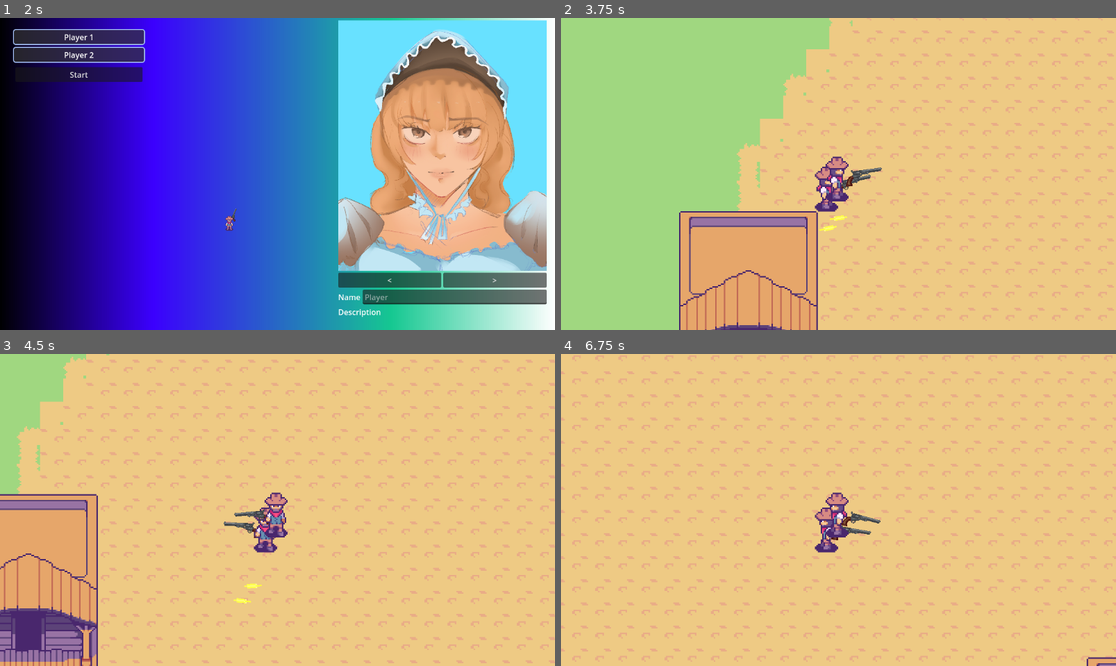
Above: before the commit, frames 1-4 (two rows, left to right).
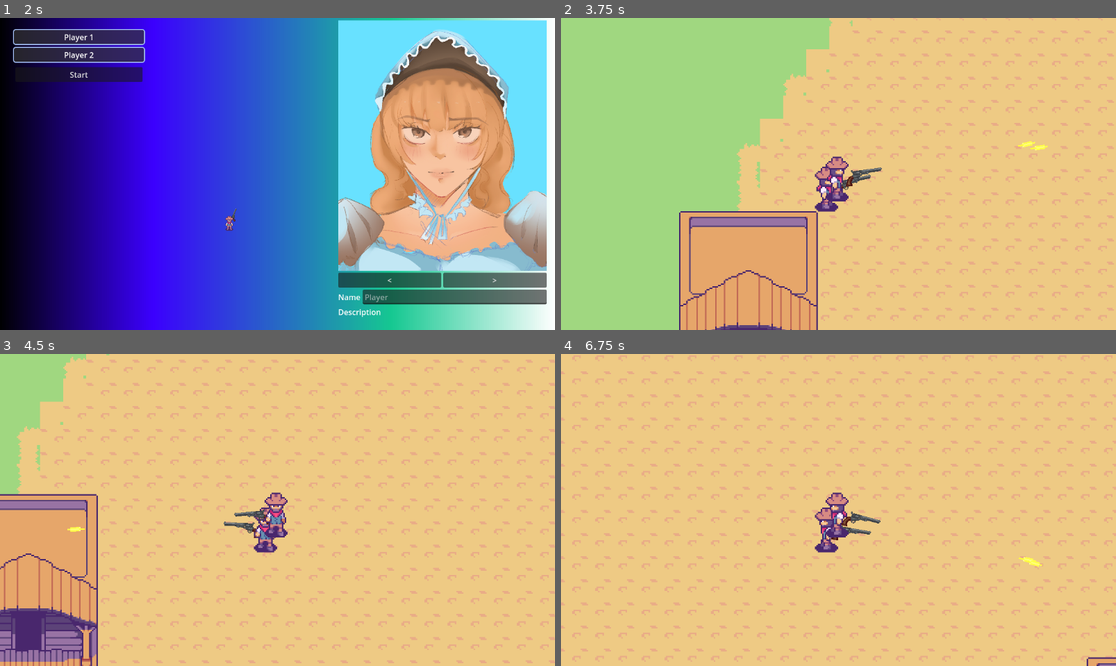
Above: after the commit, the same moments.

Repository: AugustanaCSC490Spring2025/Trail
Game: Godot game, scene res://Scenes/game.tscn
The game is run twice, just before and just after one commit, with the same random seed, the same clock (stepped at 60 frames per second) and the same inputs.
Inputs (mouse positions are in pixels of both pictures, inside the frame that each line leads up to):
- Up to frame 1 (2 s): click (233, 136) at 0.52 s; type "12" at 0.6 s; click "Create Lobby" at 1.25 s
- Up to frame 2 (3.75 s): click (1016, 295) at 2.02 s; type "Alex" at 2.1 s; click "Start" at 2.75 s; move the mouse to (960, 158) at 3.52 s; hold D (move right) from 3.53 s (still down); click (960, 158) at 3.6 s
- Up to frame 3 (4.5 s): move the mouse to (166, 525) at 4.27 s; release D (move right) at 4.28 s; hold S (move down) from 4.28 s (still down); click (166, 525) at 4.35 s
- Up to frame 4 (6.75 s): move the mouse to (894, 441) at 5.02 s; release S (move down) at 5.03 s; hold D (move right) 5.03-5.78 s; tap Mouse wheel down (zoom_in) at 5.1 s; click (894, 441) at 5.3 s; move the mouse to (810, 572) at 5.77 s; hold W (move up) 5.78-6.53 s; tap Mouse wheel up (zoom_out) at 5.85 s; click (810, 572) at 6.05 s; move the mouse to (1005, 556) at 6.52 s; hold A (move left) from 6.53 s (still down); click (1005, 556) at 6.6 s

Frame 1 is identical in both runs. In frame 2, 0.1% of the frame differs, in the area x 46-88%, y 39-69%; in frame 3, 0.1%; in frame 4, less than 0.1%.

Commit message:
fixed gun aiming, still no bullet collision yet

Diff:
--- a/Scripts/bullet.gd
+++ b/Scripts/bullet.gd
@@ -1,19 +1,30 @@
 extends Area2D
 const speed = 1
 @onready var direction = null
-var velocity:Vector2
+var velocity = 1200
 var x_speed
 var y_speed
 
 
 # Called when the node enters the scene tree for the first time.
 func _ready() -> void:
-	direction = get_global_mouse_position()
-	velocity = direction * speed
-	x_speed = direction.x / 10
-	y_speed = direction.y / 10
+	pass
+
+func fire(starting_location: Vector2) -> void:
+	var direction = get_global_mouse_position()
+	var x_dif = float(direction.x - starting_location.x)
+	var y_dif = float(direction.y - starting_location.y)
+	var distance = sqrt(pow(x_dif, 2.0) + pow(y_dif, 2.0))
+	var unit_x = x_dif / distance
+	var unit_y = y_dif / distance
+	x_speed = unit_x * velocity
+	y_speed = unit_y * velocity
+	print("Starting Location: ", starting_location)
+	print("Direction: ", direction)
+	print("x_speed: ", x_speed)
+	print("y_speed: ", y_speed)
 
 
 # Called every frame. 'delta' is the elapsed time since the previous frame.
 func _physics_process(delta: float) -> void:
-	position += Vector2(x_speed, y_speed)
+	position += Vector2(x_speed, y_speed) * delta
--- a/Scripts/projectile_weapon.gd
+++ b/Scripts/projectile_weapon.gd
@@ -29,3 +29,4 @@
 	owner.add_child(shot)
 	shot.global_position = pivot_point.global_position
 	shot.look_at(mouse_position)
+	shot.fire(pivot_point.global_position)
